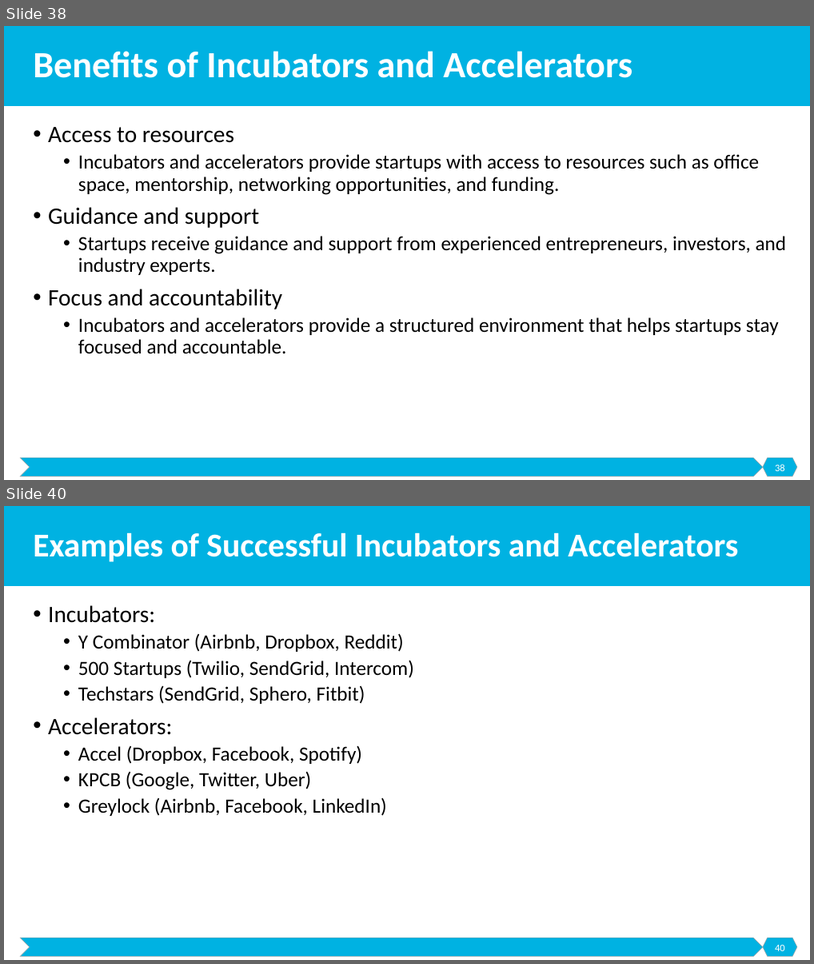
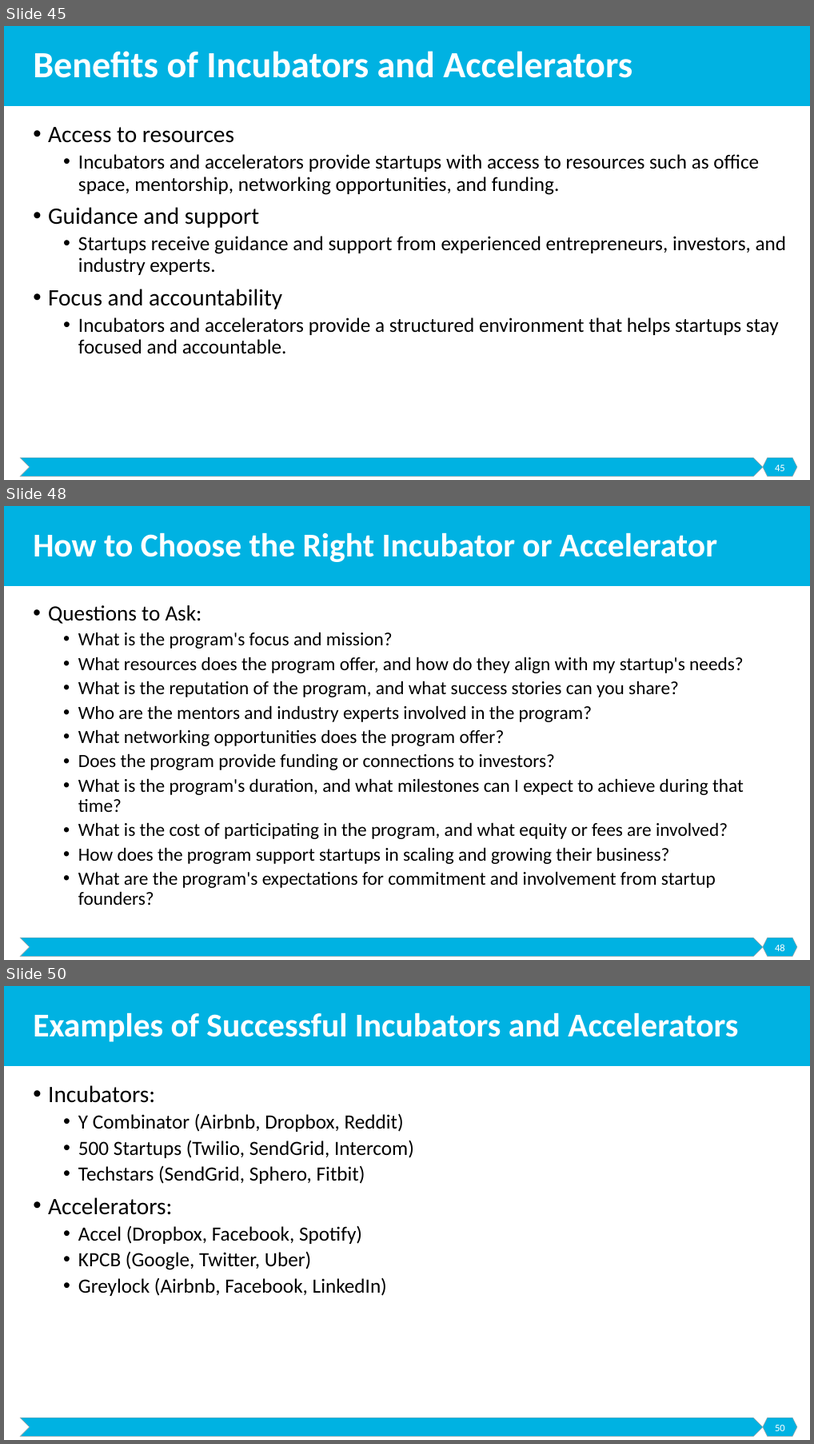
Before and after one commit to malenezi/malenezi, a slide deck: SE495/Lectures/5-Securing Funding/Securing Funding.pptx. Shown one above the other, each under a label of ours: slides 38 and 40 before the commit, slides 45, 48 and 50 after it; the slides between them are not shown. The pictures are 814x964 and 814x1444 pixels, drawn with LibreOffice and Linux fonts; fonts in the diff are those of the drawing. Boxes give left, top, right and bottom in pixels: in the first picture for what was removed or moved away, otherwise in the second. Text is boxed around its words. In the diff, an @@ line names an element or a change of style, - is before the commit and + after.

```diff
--- a/SE495/Lectures/5-Securing Funding/Securing Funding.pptx
+++ b/SE495/Lectures/5-Securing Funding/Securing Funding.pptx
@@ slide 48 added at (x1=4, y1=506, x2=810, y2=960), background #FFFFFF; not listed: 3 template elements that a slide beside it also shows @@
@@ title added at (x1=33, y1=532, x2=718, y2=562), 39.6 pt, text #FFFFFF, bold @@
+How to Choose the Right Incubator or Accelerator
@@ text added at (x1=48, y1=605, x2=744, y2=904), 22.2 pt, text #000000 @@
+• Questions to Ask:
+  • What is the program's focus and mission?
+  • What resources does the program offer, and how do they align with my startup's needs?
+  • What is the reputation of the program, and what success stories can you share?
+  • Who are the mentors and industry experts involved in the program?
+  • What networking opportunities does the program offer?
+  • Does the program provide funding or connections to investors?
+  • What is the program's duration, and what milestones can I expect to achieve during that time?
+  • What is the cost of participating in the program, and what equity or fees are involved?
+  • How does the program support startups in scaling and growing their business?
+  • What are the program's expectations for commitment and involvement from startup founders?
@@ page number added at (x1=775, y1=944, x2=786, y2=951), 12 pt, text #FFFFFF @@
+48
@@ what was slide 38 is now slide 45 @@
@@ page number at (x1=775, y1=464, x2=786, y2=471): text changed @@
-38
+45
@@ what was slide 40 is now slide 50 @@
@@ page number at (x1=775, y1=1424, x2=786, y2=1431): text changed @@
-40
+50
```
Also in this commit, not shown: 3 slides changed, 12 other slides added, 3 other files.
